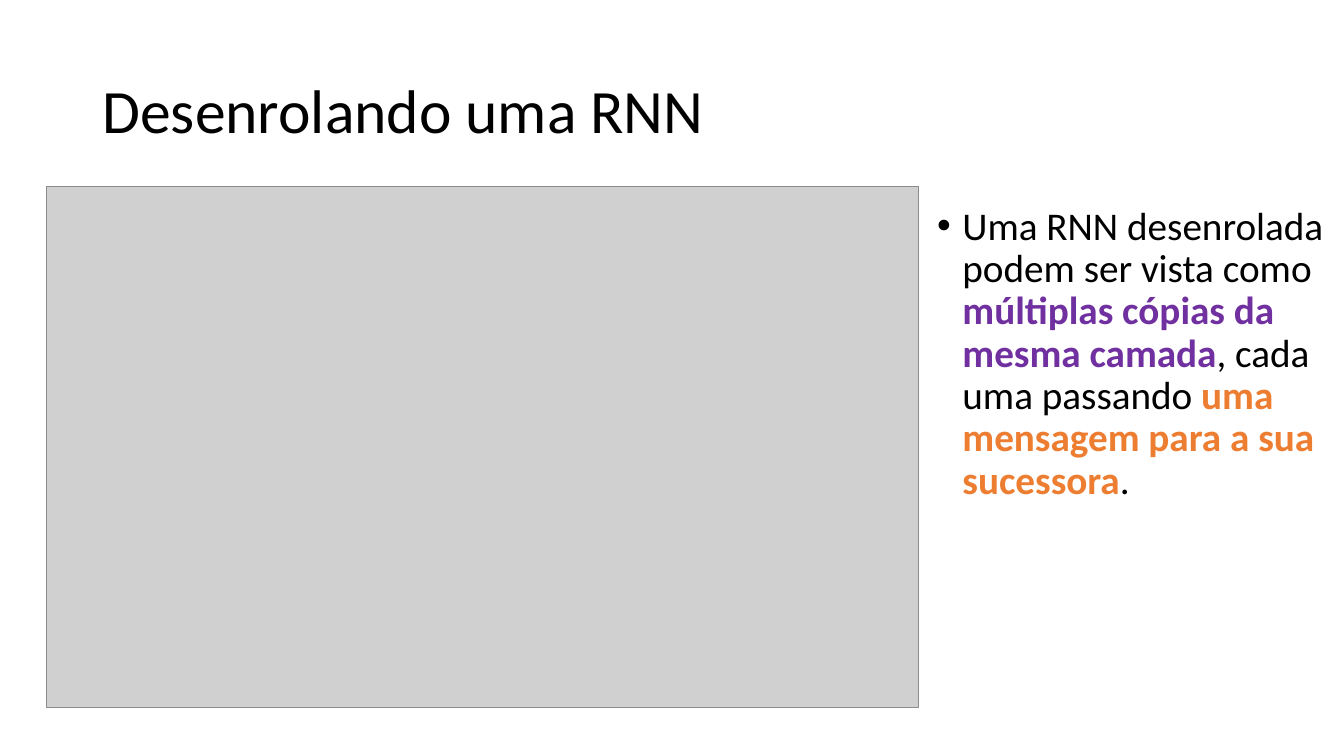
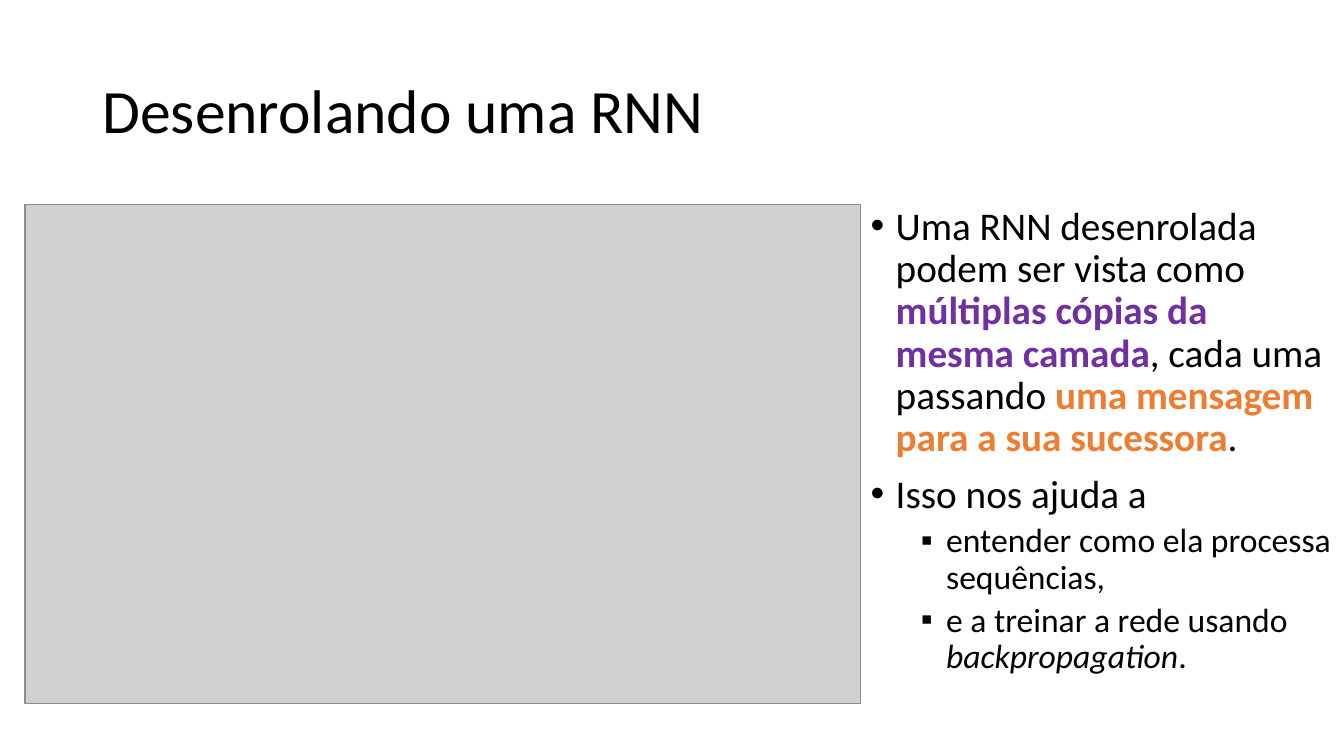
Before and after one commit to zz4fap/c24_inteligencia_artificial, a slide deck: slide 19 of slides/C24_RNN.pptx (slide 20 before the commit). Drawn at 1344x756 pixels with LibreOffice and Linux fonts; fonts in the diff are those of the drawing; grey boxes stand for pictures. Boxes give left, top, right and bottom in pixels: in the first picture for what was removed or moved away, otherwise in the second. Text is boxed around its words. In the diff, an @@ line names an element or a change of style, - is before the commit and + after.

```diff
--- a/slides/C24_RNN.pptx
+++ b/slides/C24_RNN.pptx
@@ picture: place and size @@
-picture at box(46, 187, 919, 708)
+picture at box(25, 204, 861, 703)
@@ text "Uma RNN desenrolada podem ser ...": place and size @@
-text "Uma RNN desenrolada podem ser ..." at box(962, 212, 1323, 495)
+text "Uma RNN desenrolada podem ser ..." at box(896, 212, 1331, 674)
@@ text at box(896, 480, 1331, 674): paragraphs added @@
+• Isso nos ajuda a
+  ▪ entender como ela processa sequências,
+  ▪ e a treinar a rede usando backpropagation.
```
Also in this commit, not shown: 3 other slides changed, 2 slides added, 1 slide removed.
